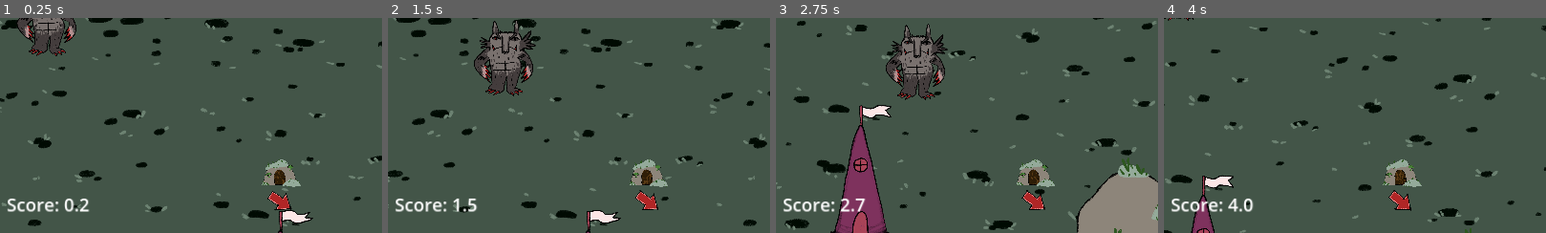
Above: before the commit, frames 1-4 (left to right).
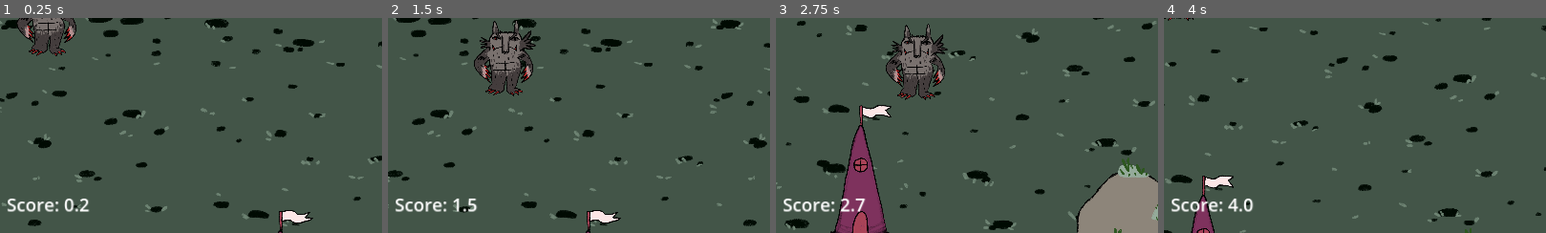
Above: after the commit, the same moments.

Repository: TheJP/GMTKGameJam2023
Game: Godot game, scene res://main.tscn
The game is run twice, just before and just after one commit, with the same random seed, the same clock (stepped at 60 frames per second) and the same inputs.
Inputs (mouse positions are % of the whole screen's width and height, from its top left):
- Up to frame 1 (0.25 s): no input
- Up to frame 2 (1.5 s): move the mouse to (72, 45) at 0.52 s; press the mouse at (72, 45) at 0.53 s; hold D (move_right) 0.53-1.28 s; move the mouse to (30, 55) at 1.27 s; release the mouse at (30, 55) at 1.28 s; hold S (move_down) from 1.28 s (still down); click (30, 55) at 1.35 s
- Up to frame 3 (2.75 s): move the mouse to (60, 28) at 2.02 s; release S (move_down) at 2.03 s; press the mouse at (60, 28) at 2.03 s; hold D (move_right) from 2.03 s (still down)
- Up to frame 4 (4 s): move the mouse to (45, 70) at 2.77 s; release D (move_right) at 2.78 s; release the mouse at (45, 70) at 2.78 s; hold W (move_up) 2.78-3.53 s; click (45, 70) at 2.85 s; move the mouse to (80, 65) at 3.52 s; press the mouse at (80, 65) at 3.53 s; hold A (move_left) from 3.53 s (still down)
The pictures show only the part of the screen within x 44-94%, y 50-100%; the shares and areas given below are measured in that part.

The runs differ from the first frame. In frame 1, 1.2% of the frame differs, in the area x 68-79%, y 65-90%; in frame 2, 1.2%; in frame 3, 1.2%; in frame 4, 1.2%, in the area x 57-68%, y 65-90%.

Commit message:
Only show indicator when half form or baby form

Diff:
--- a/GMTKGameJam2023/DowngradeSystem/Downgrades.gd
+++ b/GMTKGameJam2023/DowngradeSystem/Downgrades.gd
@@ -31,10 +31,12 @@
 	visible = false
 	num_downgrades += 1
 	if(num_downgrades == 3):
+		PlayerStats.monster_form = PlayerStats.MonsterForm.HALF_MONSTER
 		%Player/Sprite2D.set_texture(halfSprite)
 		PlayerStats.scariness -= 5
 		PlayerStats.update_player_stats()
 	if(num_downgrades == 6):
+		PlayerStats.monster_form = PlayerStats.MonsterForm.BABY
 		%Player/Sprite2D.set_texture(babySpirte)
 		PlayerStats.scariness = 0
 		PlayerStats.update_player_stats()
--- a/GMTKGameJam2023/PlayerStats.gd
+++ b/GMTKGameJam2023/PlayerStats.gd
@@ -12,6 +12,9 @@
 @export var max_health = 100
 @export var health_gain_per_corpse = 10
 
+enum MonsterForm { MONSTER, HALF_MONSTER, BABY }
+@export var monster_form: MonsterForm = MonsterForm.MONSTER
+
 func update_player_stats():
 	$"../Game/GameCanvasLayer/YSortNode/Player".speed = movement_speed
 	$"../Game/GameCanvasLayer/YSortNode/Player/AttackClaws".damage = claw_damage
--- a/GMTKGameJam2023/UIElements/monster_lair_indicator.gd
+++ b/GMTKGameJam2023/UIElements/monster_lair_indicator.gd
@@ -5,8 +5,11 @@
 
 func _process(delta):
 	var is_on_screen: bool = owner.monster_lair.is_on_screen()
-	visible = not is_on_screen
-	if is_on_screen:
+	var is_monster: bool = PlayerStats.monster_form == PlayerStats.MonsterForm.MONSTER
+	var show_indicaror: bool = not is_on_screen and not is_monster
+
+	visible = show_indicaror
+	if show_indicaror:
 		return
 
 	var player: Vector2 = owner.player.global_position
